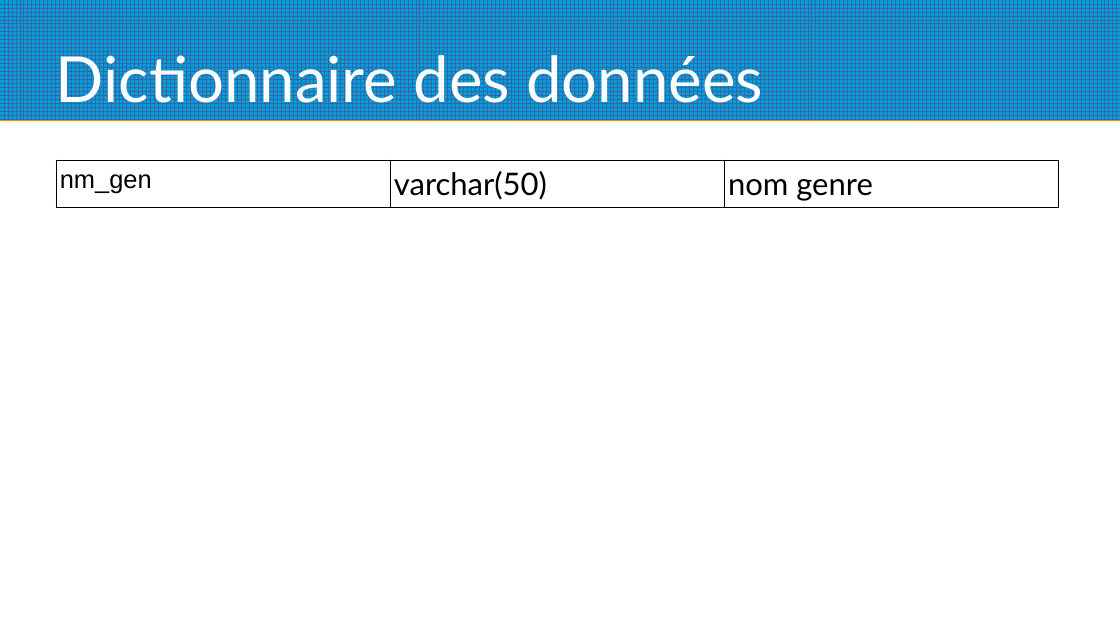
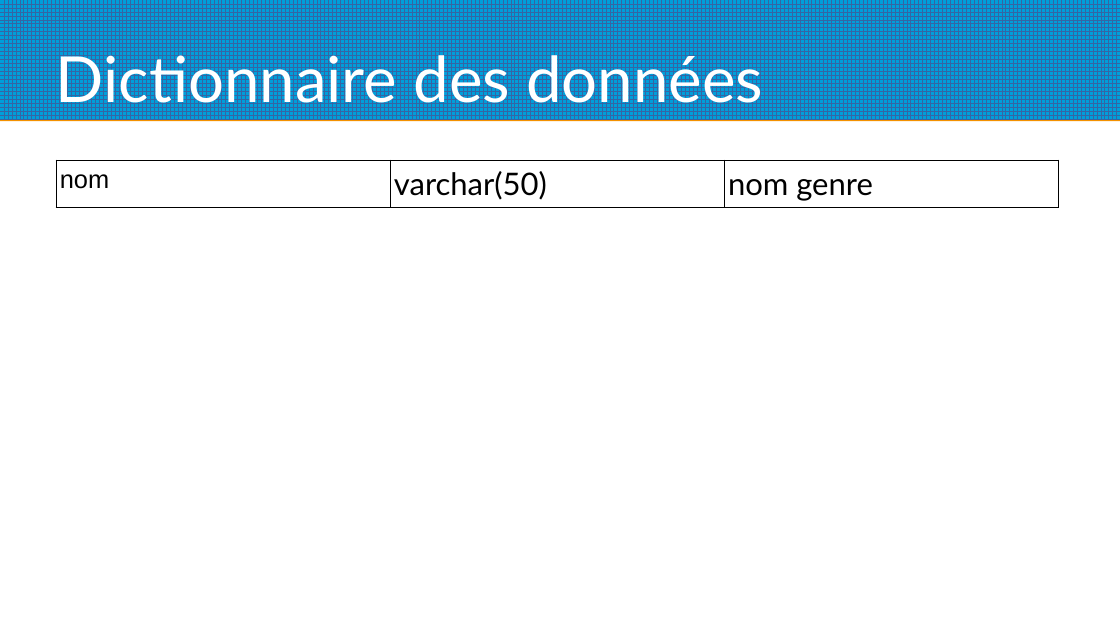
Before and after one commit to gotied/Fil_Rouge, a slide deck: slide 4 of Base_de_donnee/dictionnaire des donnees.odp. Drawn at 1120x630 pixels with LibreOffice and Linux fonts; fonts in the diff are those of the drawing. Boxes give left, top, right and bottom in pixels: in the first picture for what was removed or moved away, otherwise in the second. Text is boxed around its words. In the diff, an @@ line names an element or a change of style, - is before the commit and + after.

```diff
--- a/Base_de_donnee/dictionnaire des donnees.odp
+++ b/Base_de_donnee/dictionnaire des donnees.odp
@@ table at <box>56,160,1059,205</box> @@
-row 1, column 1: nm_gen
+row 1, column 1: nom
```
Also in this commit, not shown: 7 other slides changed, 1 slide added, 2 slides removed, 1 other file.
